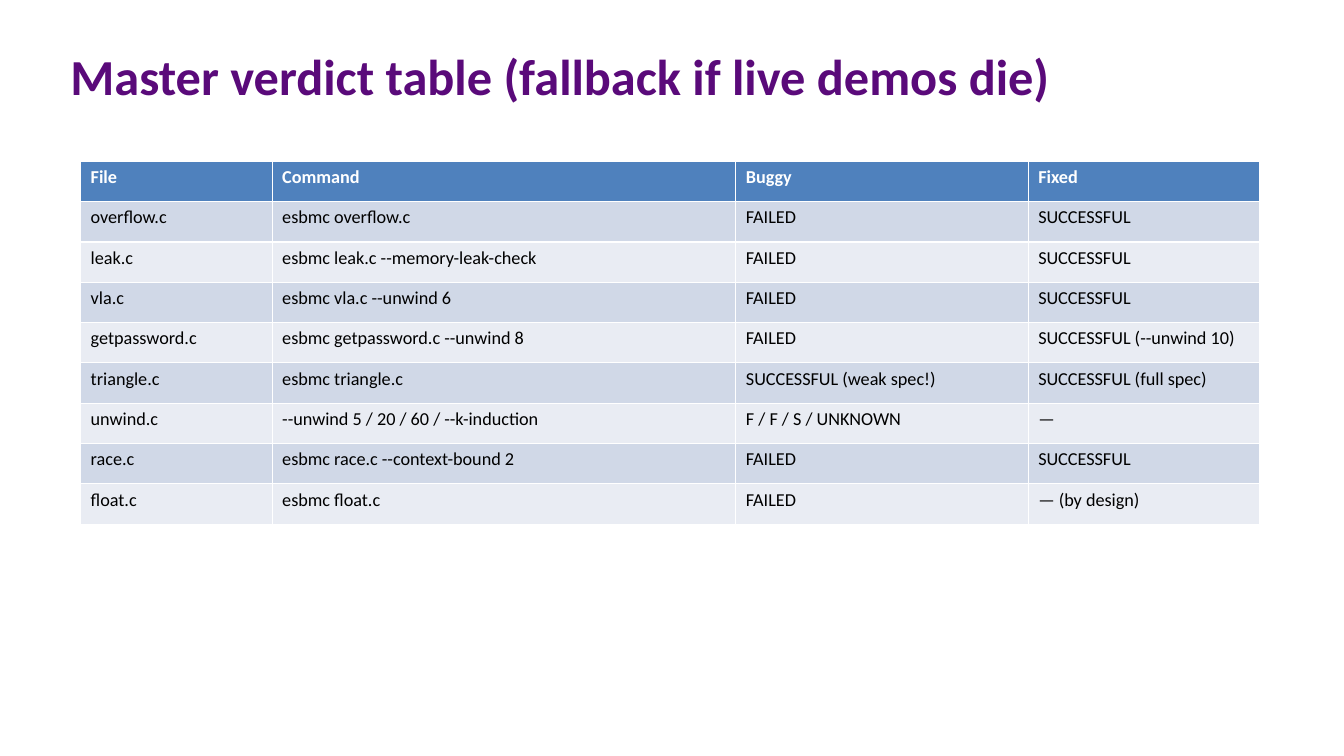
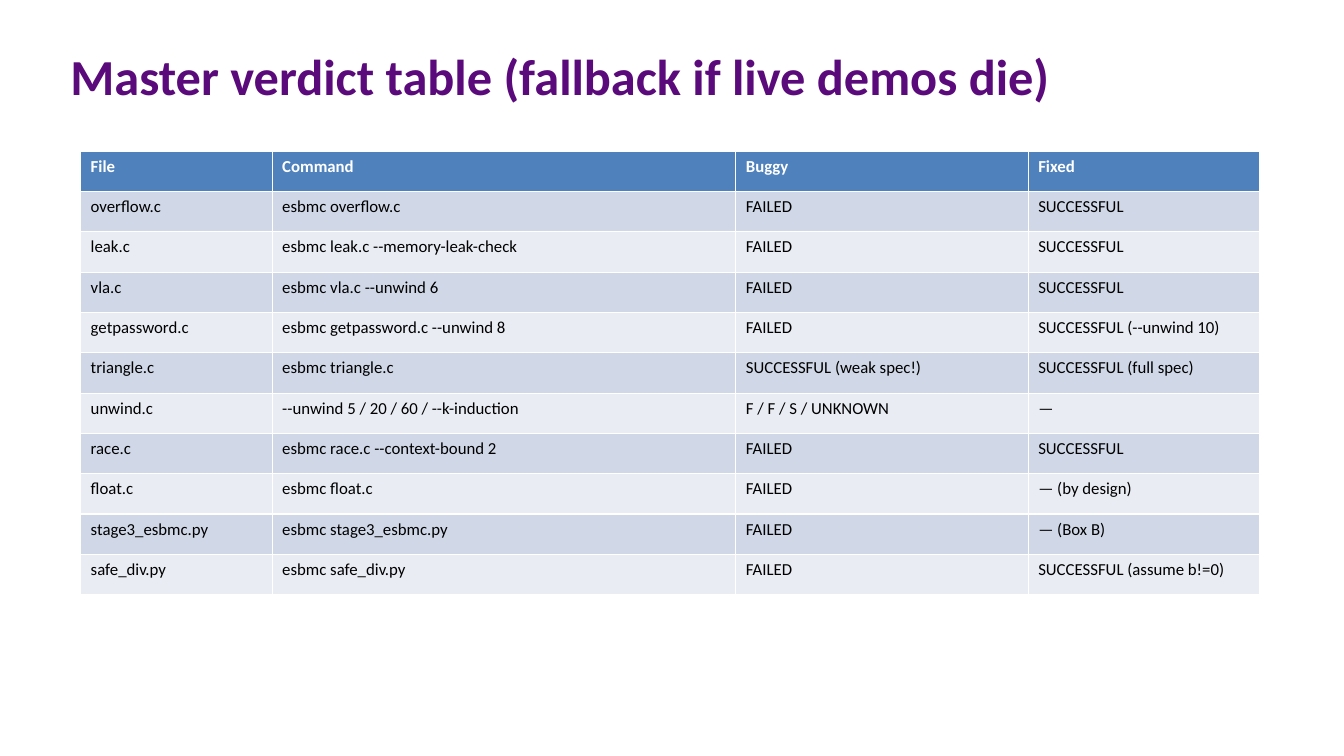
Before and after one commit to lucasccordeiro/unifei, a slide deck: slide 13 of instructor/session2-solutions.pptx (slide 12 before the commit). Drawn at 1344x756 pixels with LibreOffice and Linux fonts; fonts in the diff are those of the drawing. Boxes give left, top, right and bottom in pixels: in the first picture for what was removed or moved away, otherwise in the second. Text is boxed around its words. In the diff, an @@ line names an element or a change of style, - is before the commit and + after.

```diff
--- a/instructor/session2-solutions.pptx
+++ b/instructor/session2-solutions.pptx
@@ table at box(81, 151, 1260, 595) @@
+row 10: stage3_esbmc.py | esbmc stage3_esbmc.py | FAILED | — (Box B)
+row 11: safe_div.py | esbmc safe_div.py | FAILED | SUCCESSFUL (assume b!=0)
@@ table: place and size @@
-table at box(81, 161, 1260, 524)
+table at box(81, 151, 1260, 595)
```
Also in this commit, not shown: 1 slide added, 9 other files.
